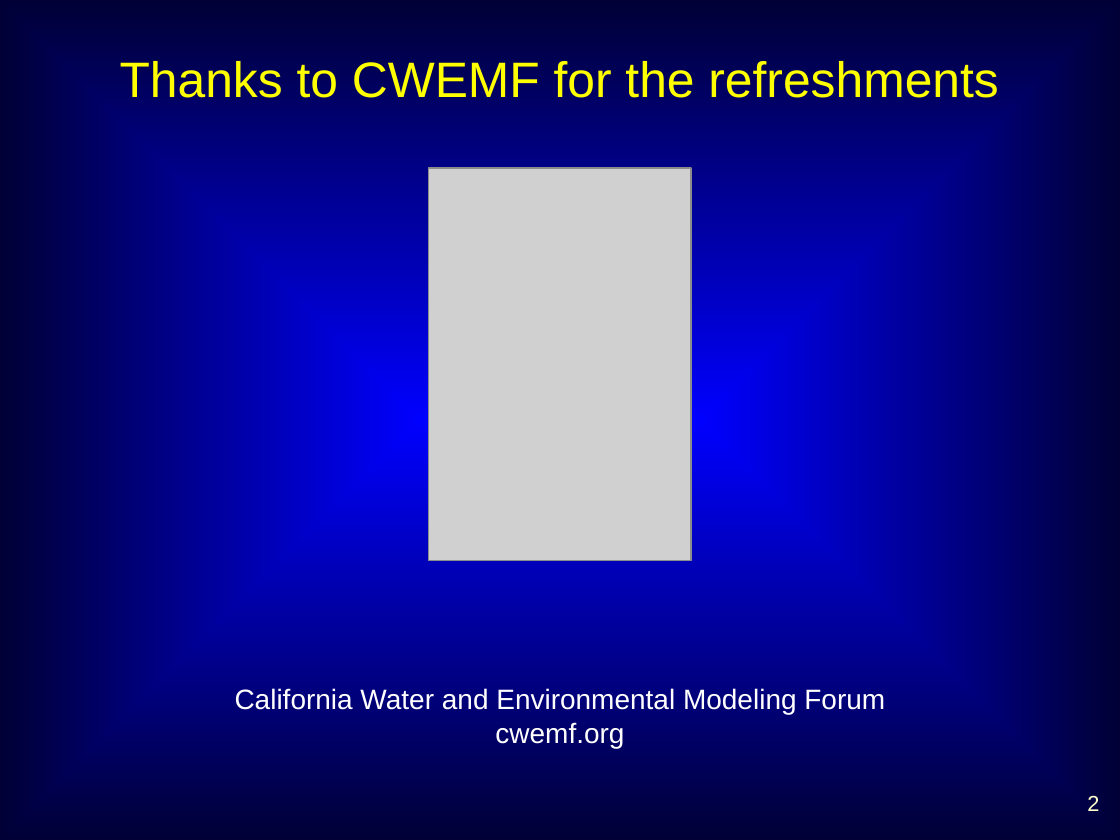
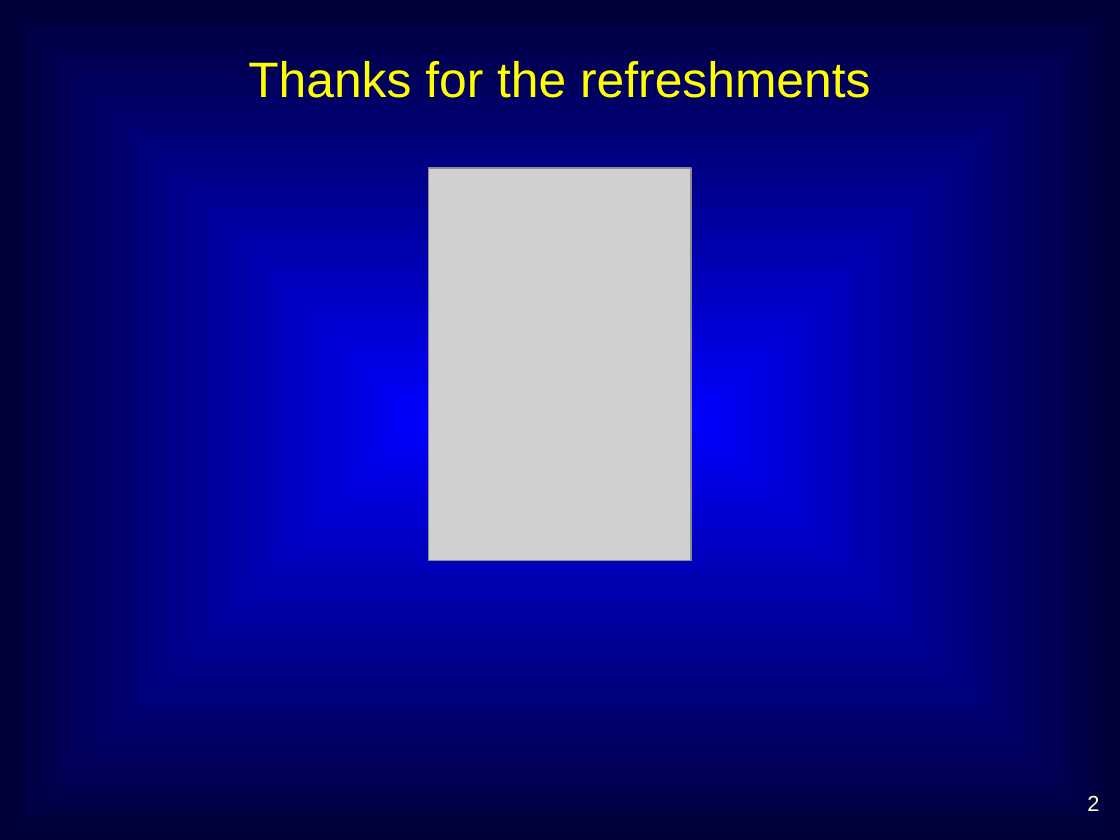
Before and after one commit to dwr-psandhu/dsm2-stm, a slide deck: slide 2 of stm/documents/TAC/Jan10/STM_TAC_Jan10_jamiea.pptx. Drawn at 1120x840 pixels with LibreOffice and Linux fonts; fonts in the diff are those of the drawing; grey boxes stand for pictures. Boxes give left, top, right and bottom in pixels: in the first picture for what was removed or moved away, otherwise in the second. Text is boxed around its words. In the diff, an @@ line names an element or a change of style, - is before the commit and + after.

```diff
--- a/stm/documents/TAC/Jan10/STM_TAC_Jan10_jamiea.pptx
+++ b/stm/documents/TAC/Jan10/STM_TAC_Jan10_jamiea.pptx
@@ title at <box>248,61,870,98</box>: text changed @@
-Thanks to CWEMF for the refreshments
+Thanks for the refreshments
@@ text removed at <box>235,688,885,748</box> @@
-California Water and Environmental Modeling Forum
-cwemf.org
```
Also in this commit, not shown: 8 other slides changed, 3 slides added, 1 slide removed.
